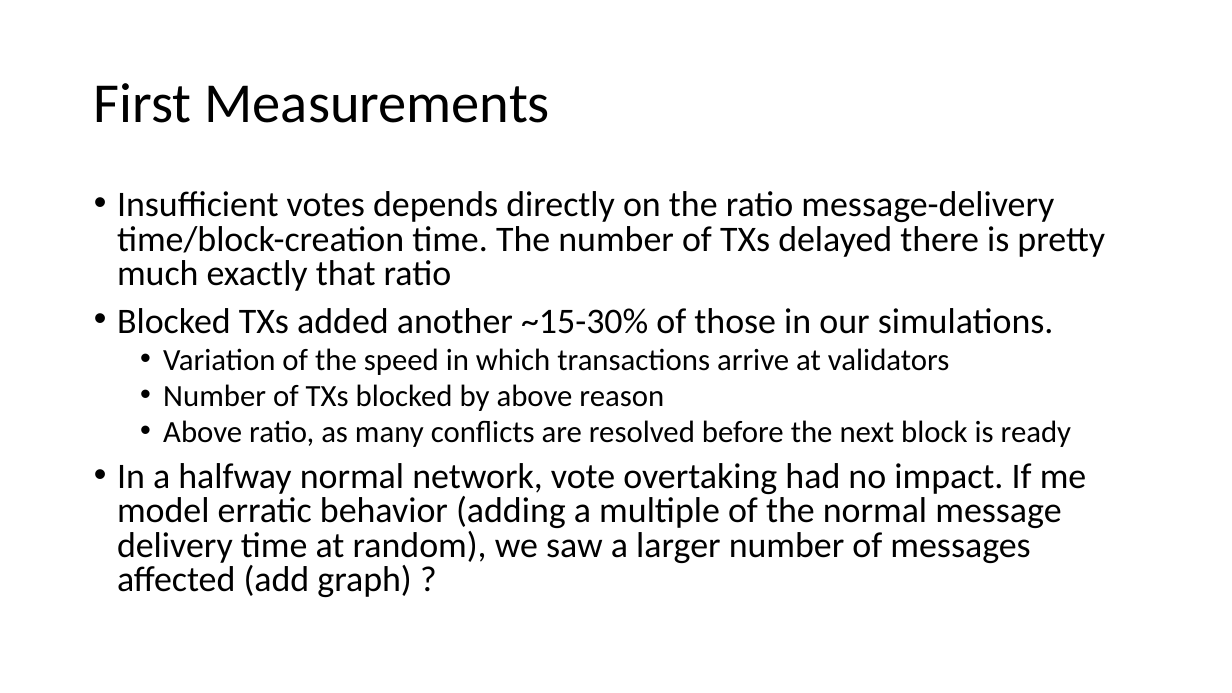
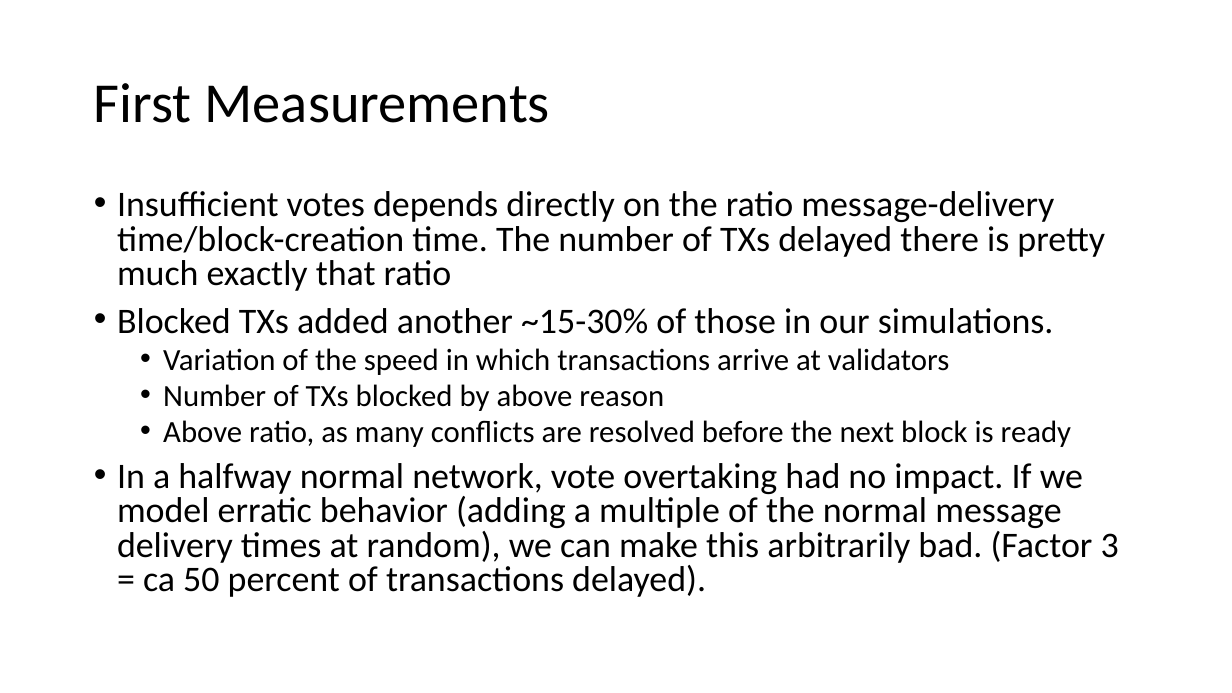
Before and after one commit to vegaprotocol/wendy, a slide deck: slide 7 of Wendy.pptx. Drawn at 1232x693 pixels with LibreOffice and Linux fonts; fonts in the diff are those of the drawing. Boxes give left, top, right and bottom in pixels: in the first picture for what was removed or moved away, otherwise in the second. Text is boxed around its words. In the diff, an @@ line names an element or a change of style, - is before the commit and + after.

Commit message:
Slides updated

```diff
--- a/Wendy.pptx
+++ b/Wendy.pptx
@@ text at [117, 463, 1119, 597]: text changed @@
-• In a halfway normal network, vote overtaking had no impact. If me model erratic behavior (adding a multiple of the normal message delivery time at random), we saw a larger number of messages affected (add graph) ?
+• In a halfway normal network, vote overtaking had no impact. If we model erratic behavior (adding a multiple of the normal message delivery times at random), we can make this arbitrarily bad. (Factor 3 = ca 50 percent of transactions delayed).
```
Also in this commit, not shown: 2 other slides changed.
